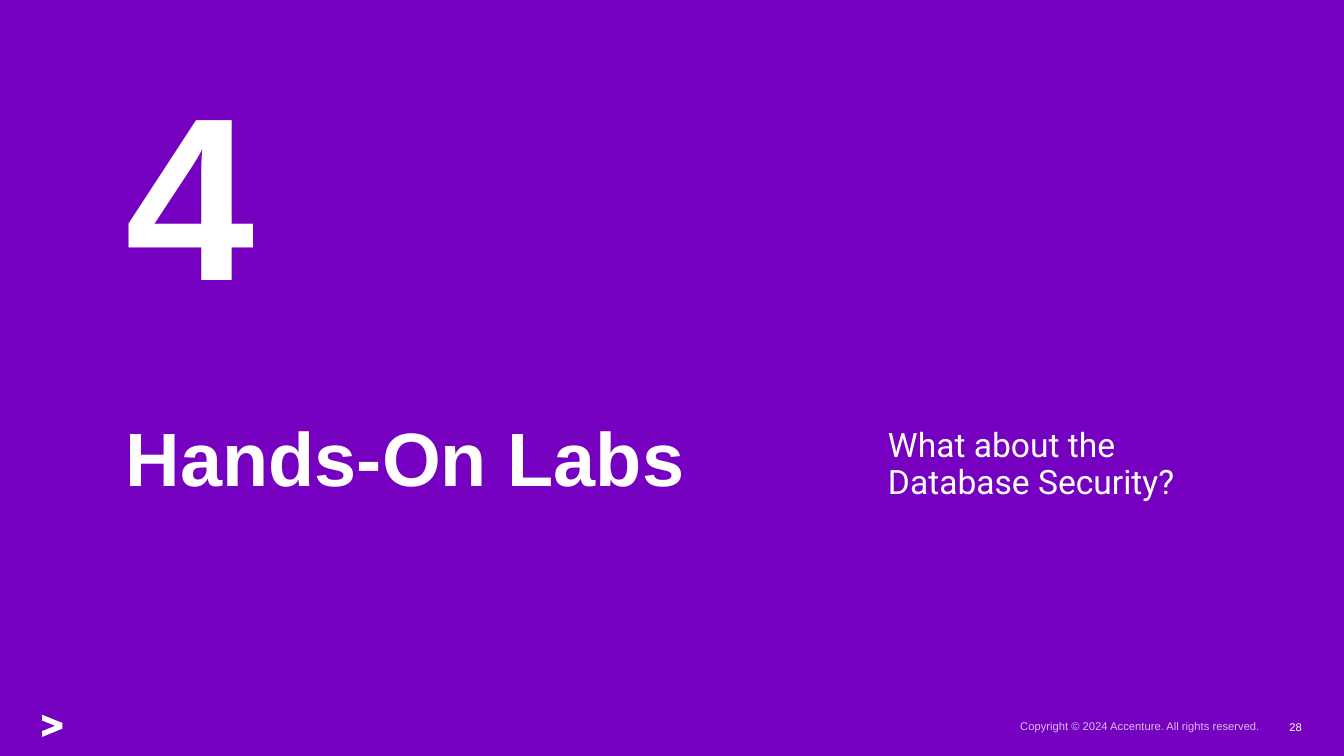
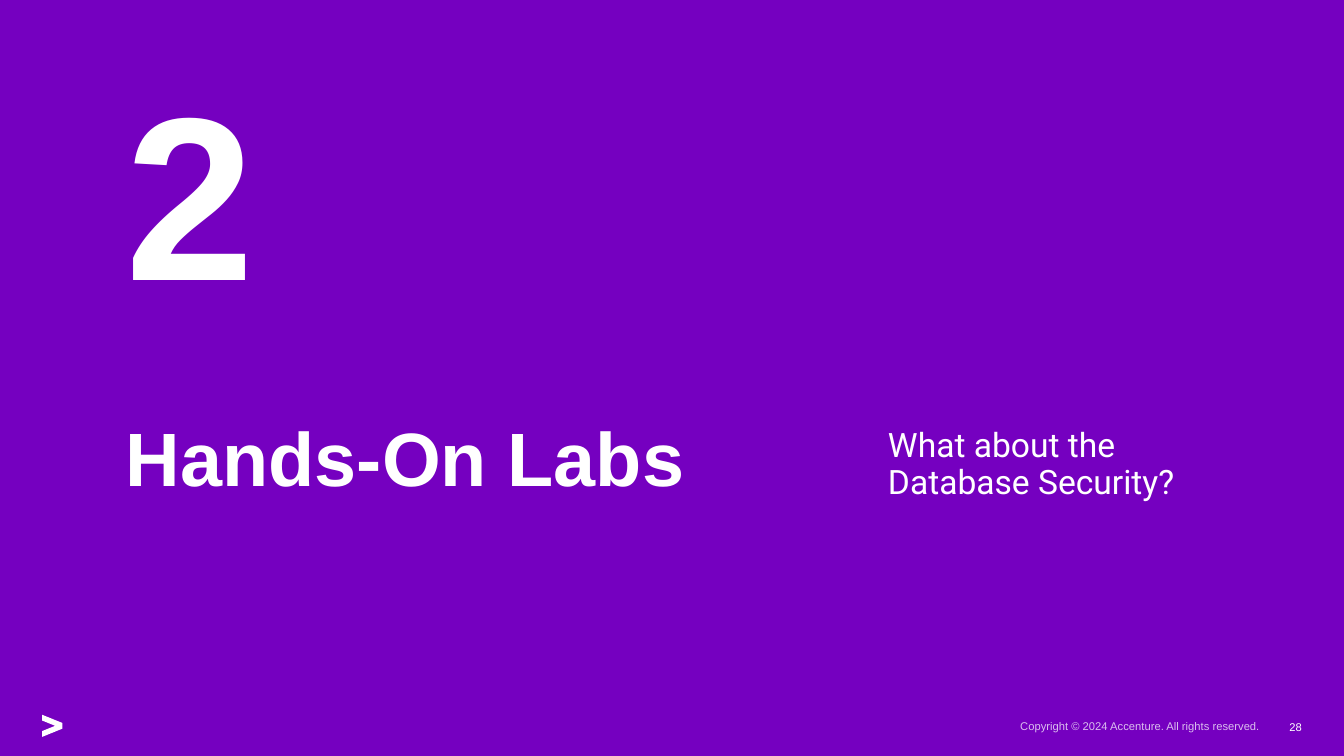
Before and after one commit to oehrlis/oci-sec-ws, a slide deck: slide 28 of ppt/02_Cloud_Guard.pptx. Drawn at 1344x756 pixels with LibreOffice and Linux fonts; fonts in the diff are those of the drawing; background and template pictures are left out. Boxes give left, top, right and bottom in pixels: in the first picture for what was removed or moved away, otherwise in the second. Text is boxed around its words. In the diff, an @@ line names an element or a change of style, - is before the commit and + after.

```diff
--- a/ppt/02_Cloud_Guard.pptx
+++ b/ppt/02_Cloud_Guard.pptx
@@ text at [126,117,255,280]: text changed @@
-4
+2
```
Also in this commit, not shown: 2 other slides changed, 5 slides removed, 2 other files.
